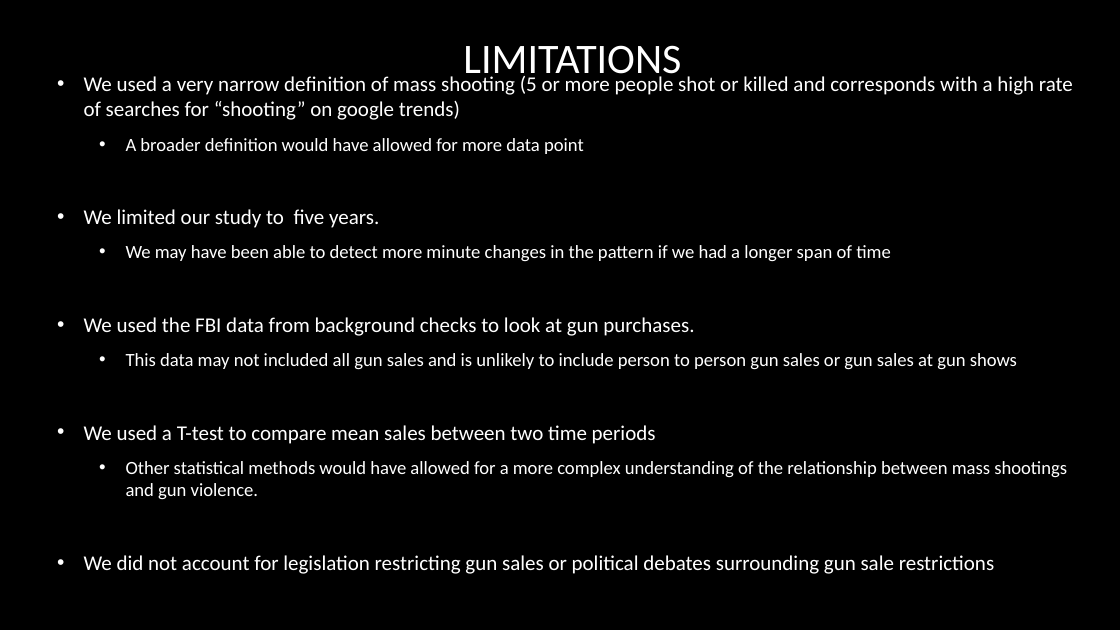
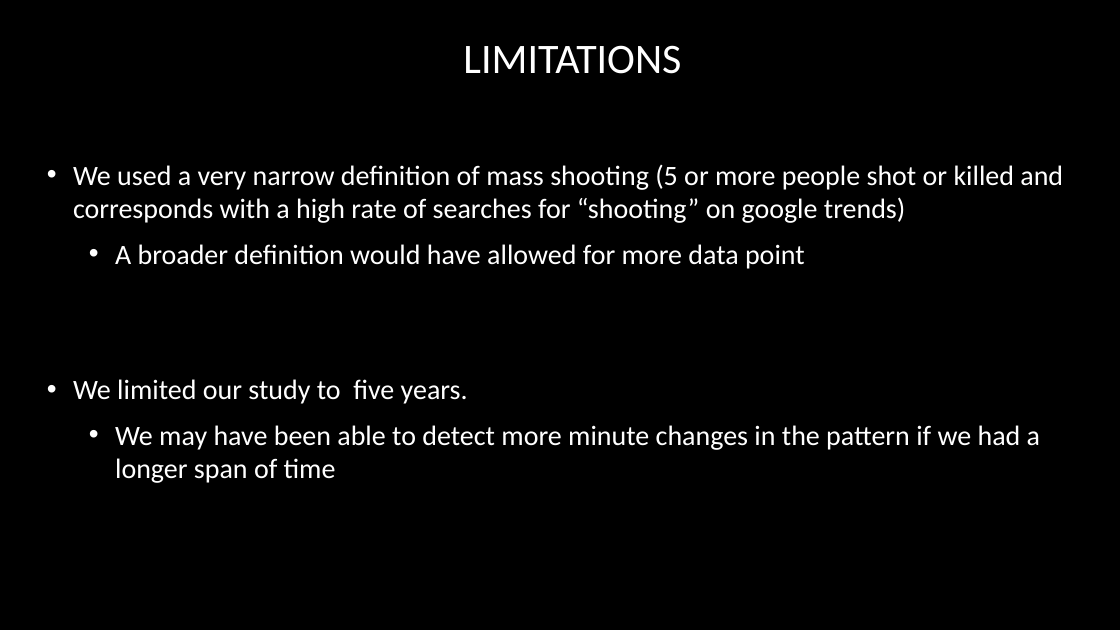
Before and after one commit to tmartinez52/Driving-Gun-Sales, a slide deck: slide 32 of Data Merged/Mass Shooting and Gun purchases in U.S.A .pptx (slide 29 before the commit). Drawn at 1120x630 pixels with LibreOffice and Linux fonts; fonts in the diff are those of the drawing; background and template pictures are left out. Boxes give left, top, right and bottom in pixels: in the first picture for what was removed or moved away, otherwise in the second. Text is boxed around its words. In the diff, an @@ line names an element or a change of style, - is before the commit and + after.

```diff
--- a/Data Merged/Mass Shooting and Gun purchases in U.S.A .pptx
+++ b/Data Merged/Mass Shooting and Gun purchases in U.S.A .pptx
@@ text "We used a very narrow ...": place and size @@
-text "We used a very narrow ..." at (84,73,1073,574)
+text "We used a very narrow ..." at (73,165,1063,483)
@@ text "We used a very narrow ..." at (73,165,1063,483): size 18 to 24 pt in "We used a very narrow definition of ...", "We limited our study to five years."; size 16 to 24 pt in "A broader definition would have allowed for ...", "We may have been able to detect ..." @@
@@ text at (84,317,1067,574): paragraphs removed @@
-• We used the FBI data from background checks to look at gun purchases.
-  • This data may not included all gun sales and is unlikely to include person to person gun sales or gun sales at gun shows
-• We used a T-test to compare mean sales between two time periods
-  • Other statistical methods would have allowed for a more complex understanding of the relationship between mass shootings and gun violence.
-• We did not account for legislation restricting gun sales or political debates surrounding gun sale restrictions
```
Also in this commit, not shown: 7 other slides changed, 4 slides added, 1 other file.
